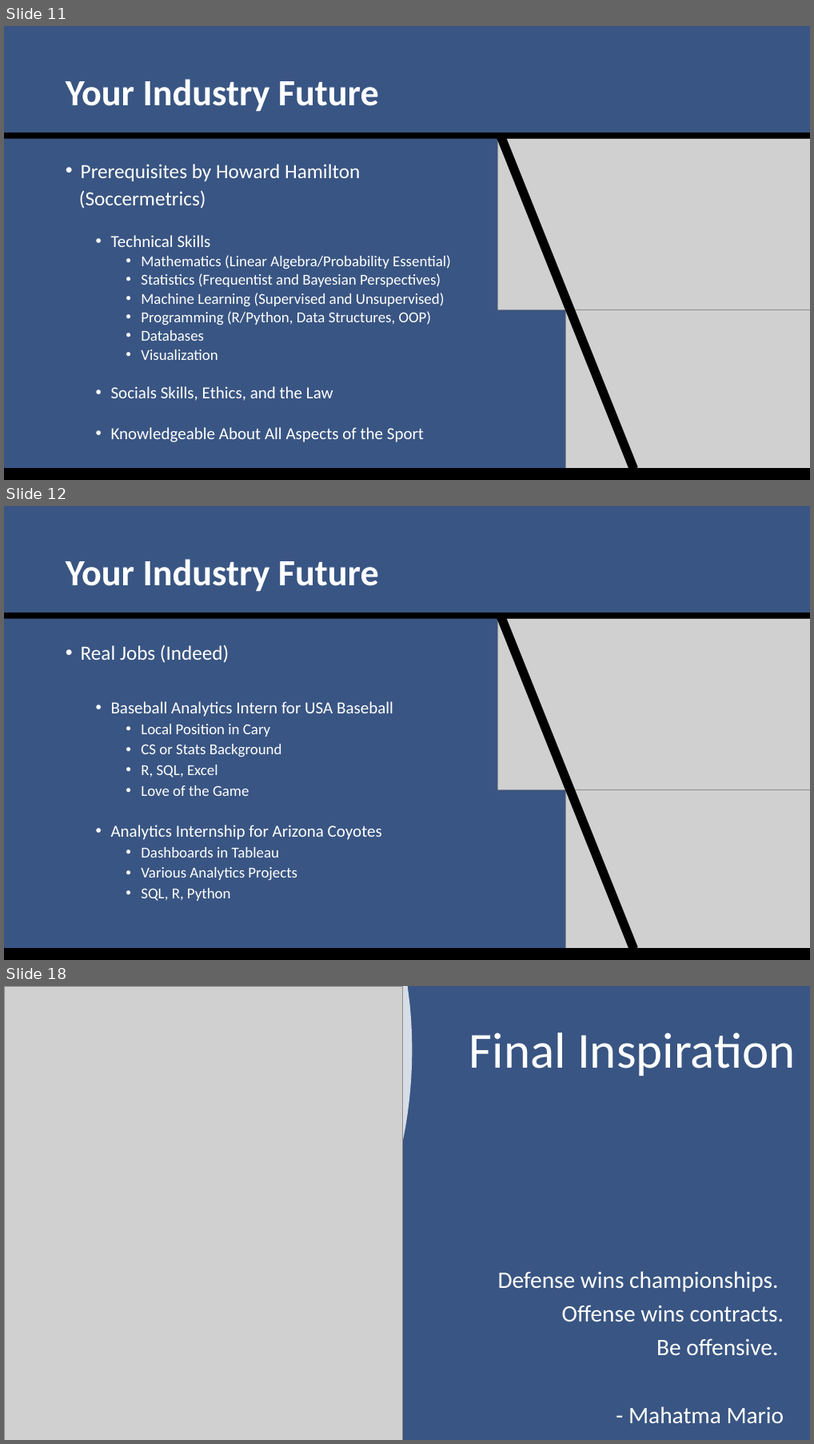
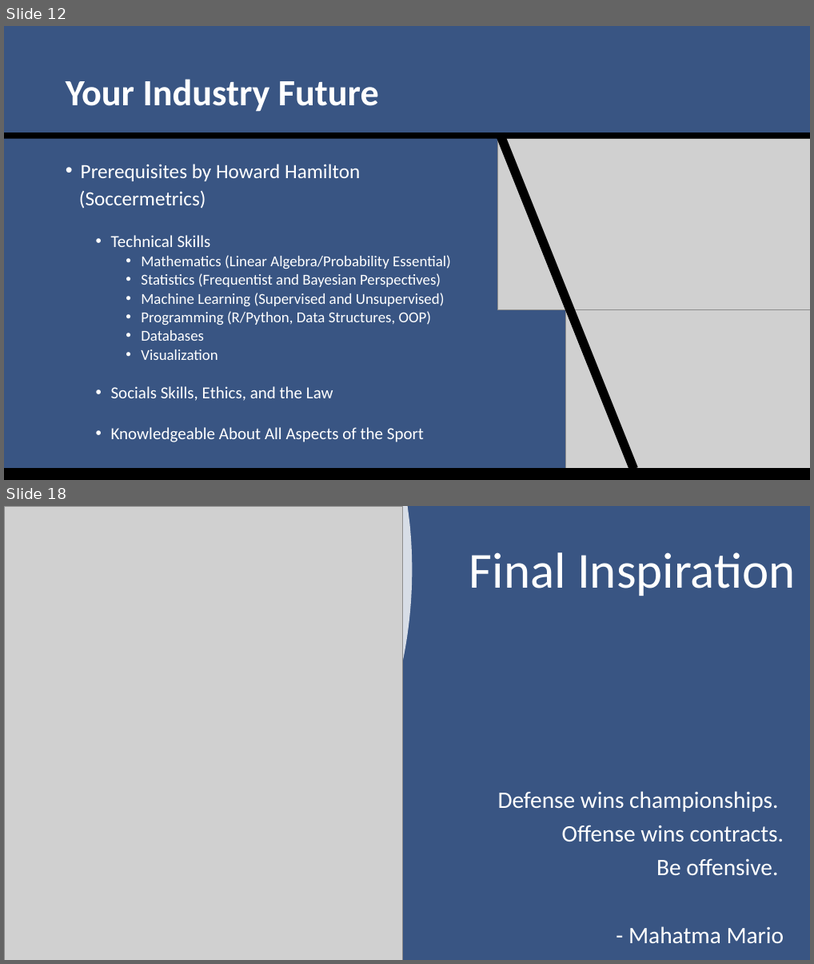
Before and after one commit to SuperMarioGiacomazzo/STOR538_WEBSITE, a slide deck: Slides/Sports Analytics 3/Sports_Analytics_3_Lecture.pptx. Shown one above the other, each under a label of ours: slides 11, 12 and 18 before the commit, slides 12 and 18 after it; the slides between them are not shown. The pictures are 814x1444 and 814x964 pixels, drawn with LibreOffice and Linux fonts; fonts in the diff are those of the drawing; grey boxes stand for pictures. Boxes give left, top, right and bottom in pixels: in the first picture for what was removed or moved away, otherwise in the second. Text is boxed around its words. In the diff, an @@ line names an element or a change of style, - is before the commit and + after.

```diff
--- a/Slides/Sports Analytics 3/Sports_Analytics_3_Lecture.pptx
+++ b/Slides/Sports Analytics 3/Sports_Analytics_3_Lecture.pptx
@@ slide 12 removed at <box>4,506,810,960</box>, background #395583 @@
@@ title removed at <box>66,559,379,592</box> @@
-Your Industry Future
@@ rectangle removed at <box>4,612,810,619</box> @@
@@ rectangle removed at <box>496,612,638,951</box> @@
@@ picture removed at <box>498,619,810,790</box> @@
@@ text removed at <box>81,645,394,900</box> @@
-• Real Jobs (Indeed)
-  • Baseball Analytics Intern for USA Baseball
-    • Local Position in Cary
-    • CS or Stats Background
-    • R, SQL, Excel
-    • Love of the Game
-  • Analytics Internship for Arizona Coyotes
-    • Dashboards in Tableau
-    • Various Analytics Projects
-    • SQL, R, Python
@@ picture removed at <box>566,789,810,960</box> @@
@@ rectangle removed at <box>4,948,810,960</box> @@
@@ what was slide 11 is now slide 12 @@
```
Also in this commit, not shown: 6 slides changed, 2 slides added, 1 other slide removed, 4 other files.
